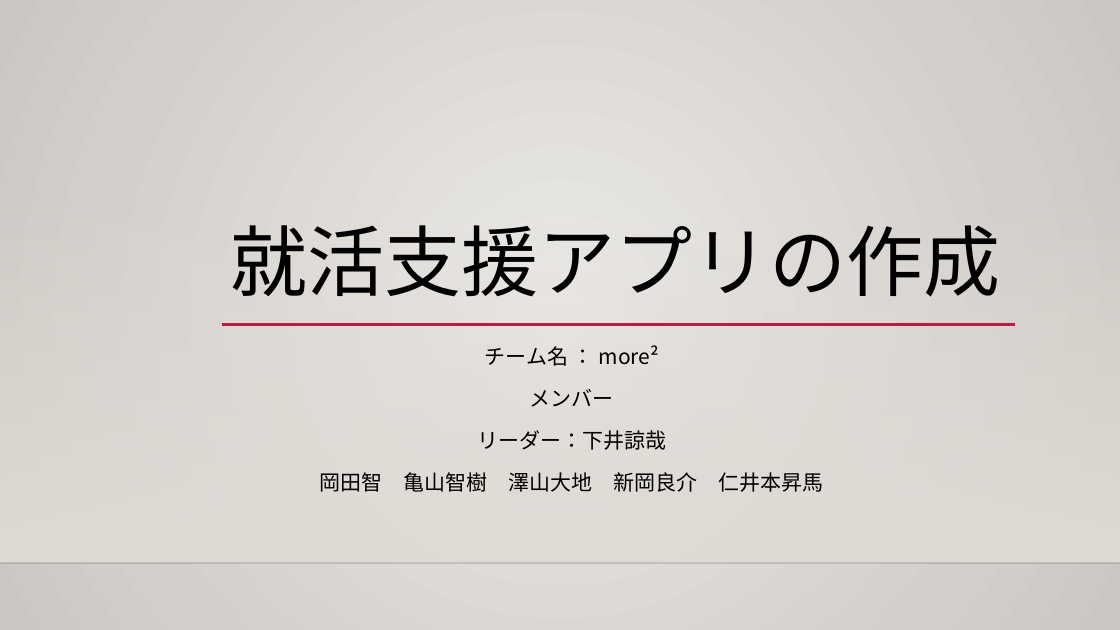
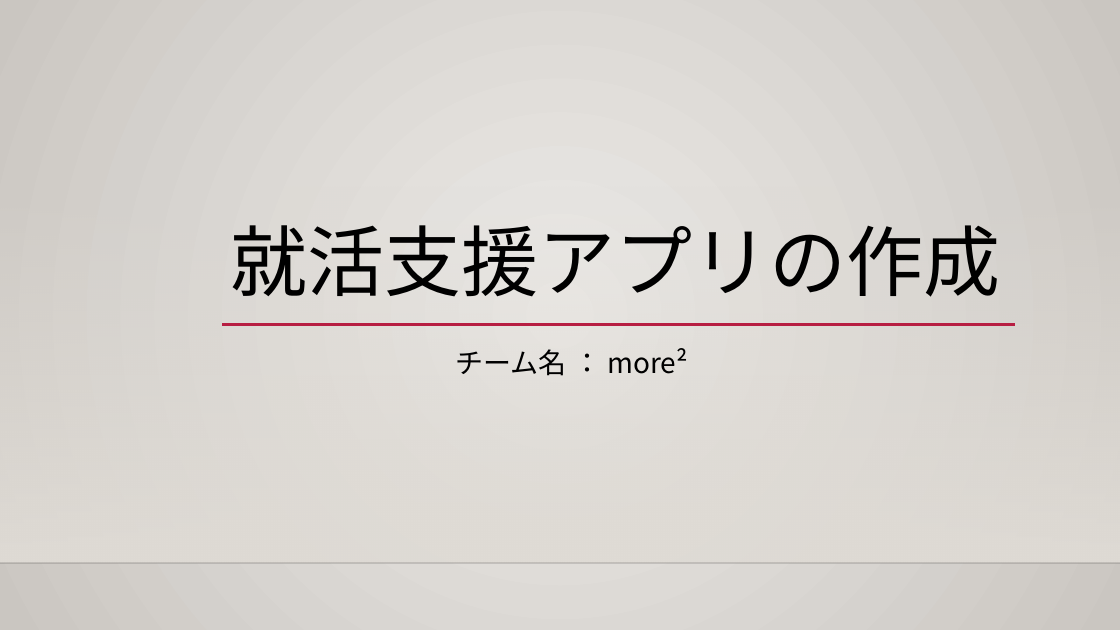
Before and after one commit to niimoti/Spling-database, a slide deck: slide 1 of 発表用_R4A1_more².pptx. Drawn at 1120x630 pixels with LibreOffice and Linux fonts; fonts in the diff are those of the drawing; background and template pictures are left out. Boxes give left, top, right and bottom in pixels: in the first picture for what was removed or moved away, otherwise in the second. Text is boxed around its words. In the diff, an @@ line names an element or a change of style, - is before the commit and + after.

```diff
--- a/発表用_R4A1_more².pptx
+++ b/発表用_R4A1_more².pptx
@@ subtitle "チーム名 ： more²" at [456, 348, 688, 376]: size 18 to 24 pt @@
@@ subtitle at [320, 389, 824, 492]: paragraphs removed @@
-メンバー
-リーダー：下井諒哉
-岡田智 亀山智樹 澤山大地 新岡良介 仁井本昇馬
```
Also in this commit, not shown: 6 other slides changed, 1 slide added, 1 other file.
